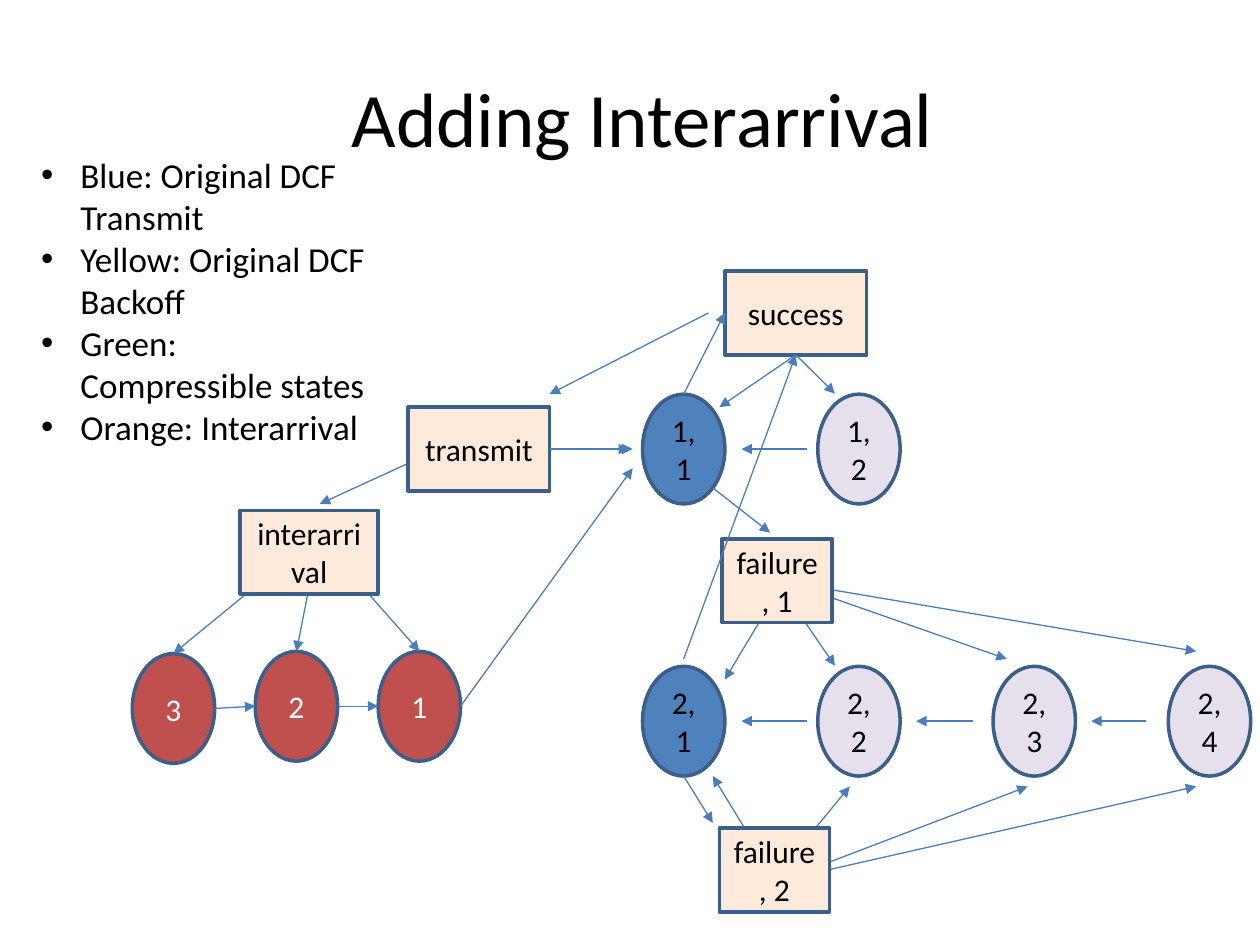
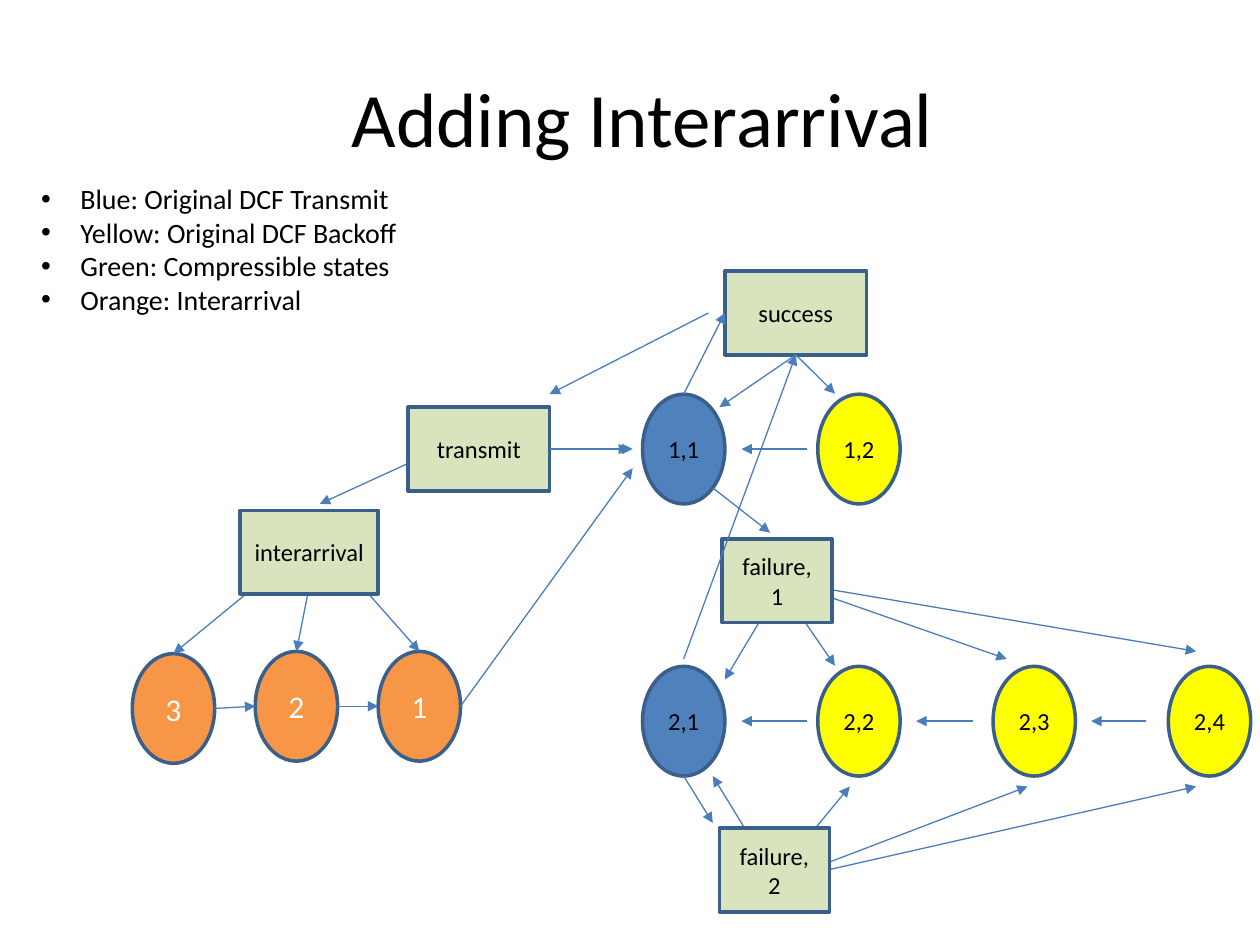
Before and after one commit to tamirh-uci/HeteroTrafficModels, a slide deck: slide 15 of presentation/slides.pptx (slide 14 before the commit). Drawn at 1260x945 pixels with LibreOffice and Linux fonts; fonts in the diff are those of the drawing. Boxes give left, top, right and bottom in pixels: in the first picture for what was removed or moved away, otherwise in the second. Text is boxed around its words. In the diff, an @@ line names an element or a change of style, - is before the commit and + after.

Commit message:
Updating the compressible state slides, correcting color and text

```diff
--- a/presentation/slides.pptx
+++ b/presentation/slides.pptx
@@ text "Blue: Original DCF Transmit": place and size @@
-text "Blue: Original DCF Transmit" at box(80, 163, 364, 446)
+text "Blue: Original DCF Transmit" at box(80, 189, 396, 315)
@@ text "Blue: Original DCF Transmit" at box(80, 189, 396, 315): size 20 to 16 pt @@
@@ ellipse "1,1" at box(643, 394, 724, 504): size 18 to 14 pt @@
@@ fill #C0504D to #F79646 in 3 elements at box(132, 654, 214, 764), box(256, 651, 338, 761), box(378, 651, 460, 761) @@
@@ ellipse "2,1" at box(643, 667, 724, 776): size 18 to 14 pt @@
@@ size 18 to 14 pt; fill #E6E0EC to #FFFF00 in 4 elements at box(818, 394, 900, 504), box(818, 667, 900, 776), box(993, 667, 1075, 776), box(1168, 667, 1250, 776) @@
@@ size 18 to 14 pt; fill #FDEADA to #D7E4BD in 5 elements at box(241, 510, 379, 593), box(722, 539, 832, 622), box(724, 271, 867, 354), box(408, 407, 549, 490), box(719, 828, 829, 911) @@
```
Also in this commit, not shown: 4 other slides changed, 1 slide added.
